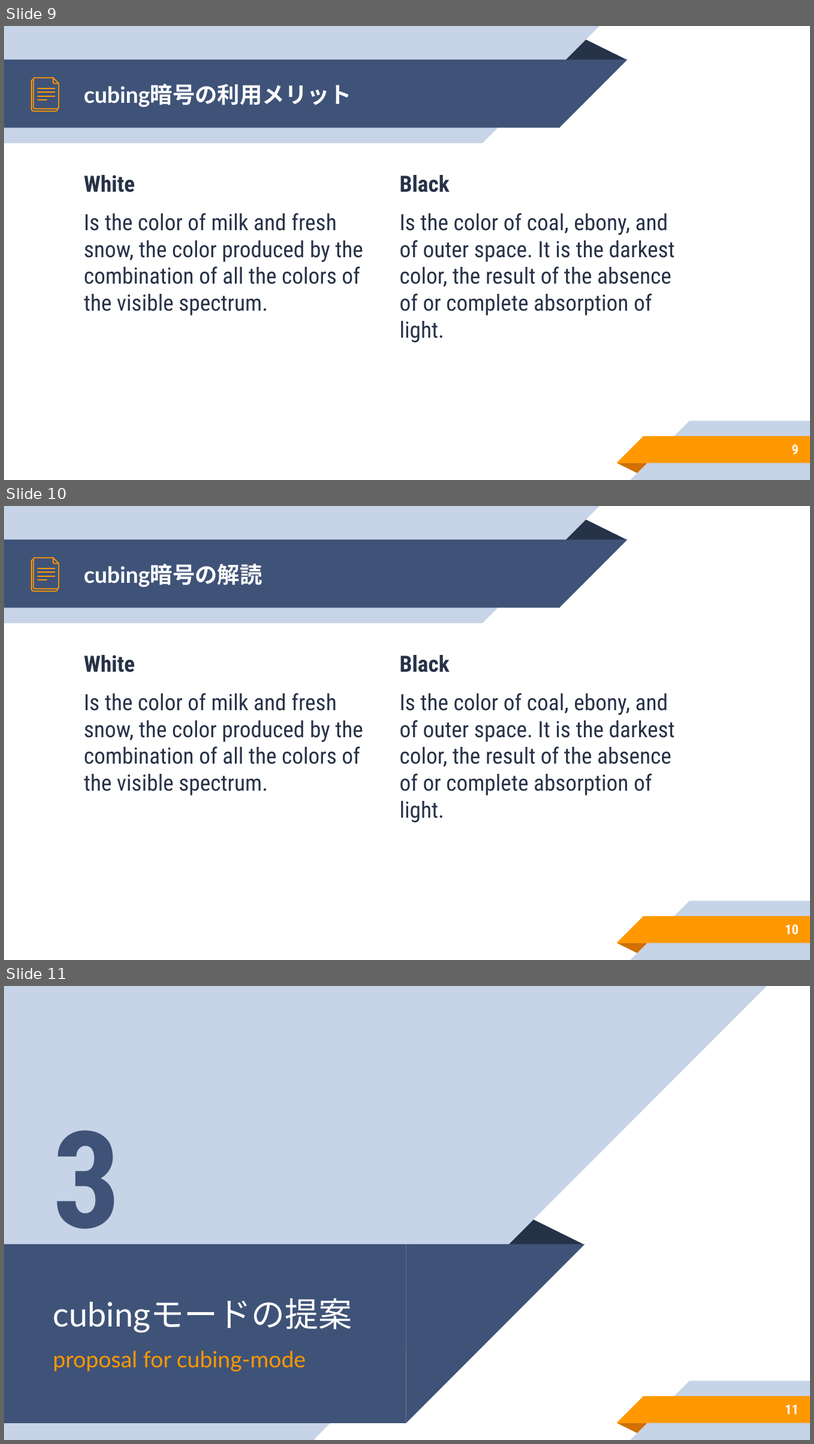
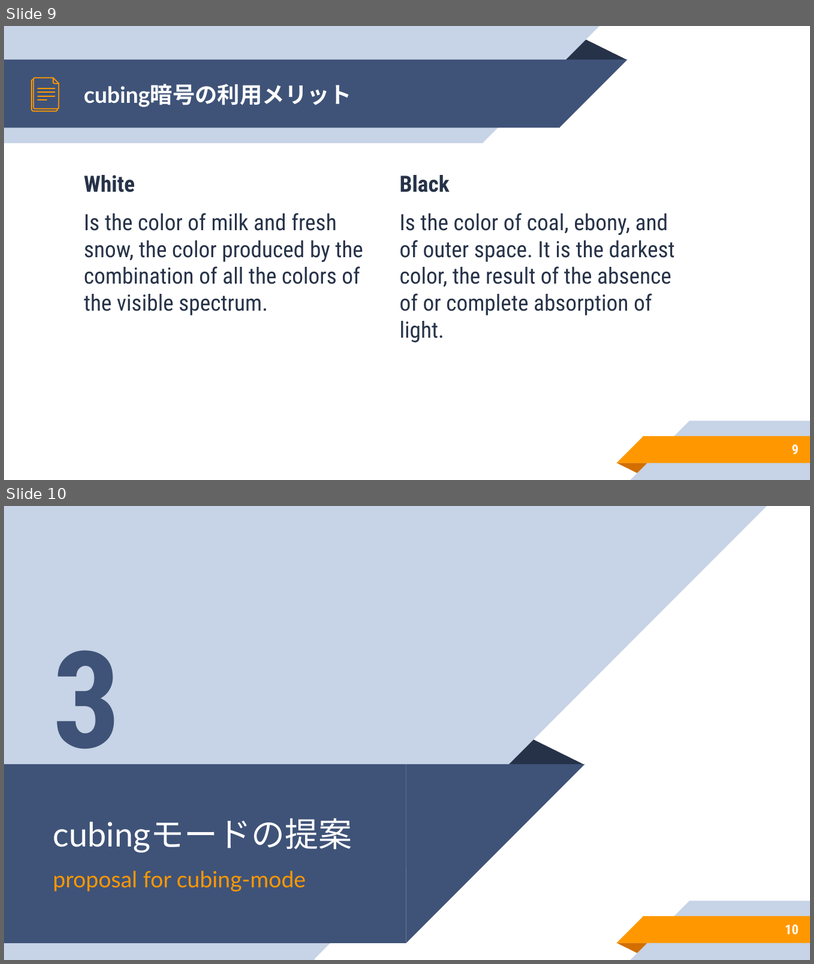
Before and after one commit to xryuseix/cubing_cipher, a slide deck: 本番用スライド.pptx. Shown one above the other, each under a label of ours: slides 9, 10 and 11 before the commit, slides 9 and 10 after it. The pictures are 814x1444 and 814x964 pixels, drawn with LibreOffice and Linux fonts; fonts in the diff are those of the drawing. Boxes give left, top, right and bottom in pixels: in the first picture for what was removed or moved away, otherwise in the second. Text is boxed around its words. In the diff, an @@ line names an element or a change of style, - is before the commit and + after.

```diff
--- a/本番用スライド.pptx
+++ b/本番用スライド.pptx
@@ slide 10 removed at [4,506,810,960], background #FFFFFF; not listed: 10 template elements that a slide beside it also shows @@
@@ group removed at [32,558,59,591]: 7 freeform shapes @@
@@ title removed at [84,564,263,587] @@
-cubing暗号の解読
@@ text removed at [84,655,363,795] @@
-White
-Is the color of milk and fresh snow, the color produced by the combination of all the colors of the visible spectrum.
@@ text removed at [400,655,675,822] @@
-Black
-Is the color of coal, ebony, and of outer space. It is the darkest color, the result of the absence of or complete absorption of light.
@@ page number removed at [785,924,799,934] @@
-10
@@ what was slide 11 is now slide 10 @@
@@ page number at [785,924,799,934]: text changed @@
-11
+10
```
Also in this commit, not shown: 2 slides changed, 1 slide added, 1 other slide removed, 1 other file.
